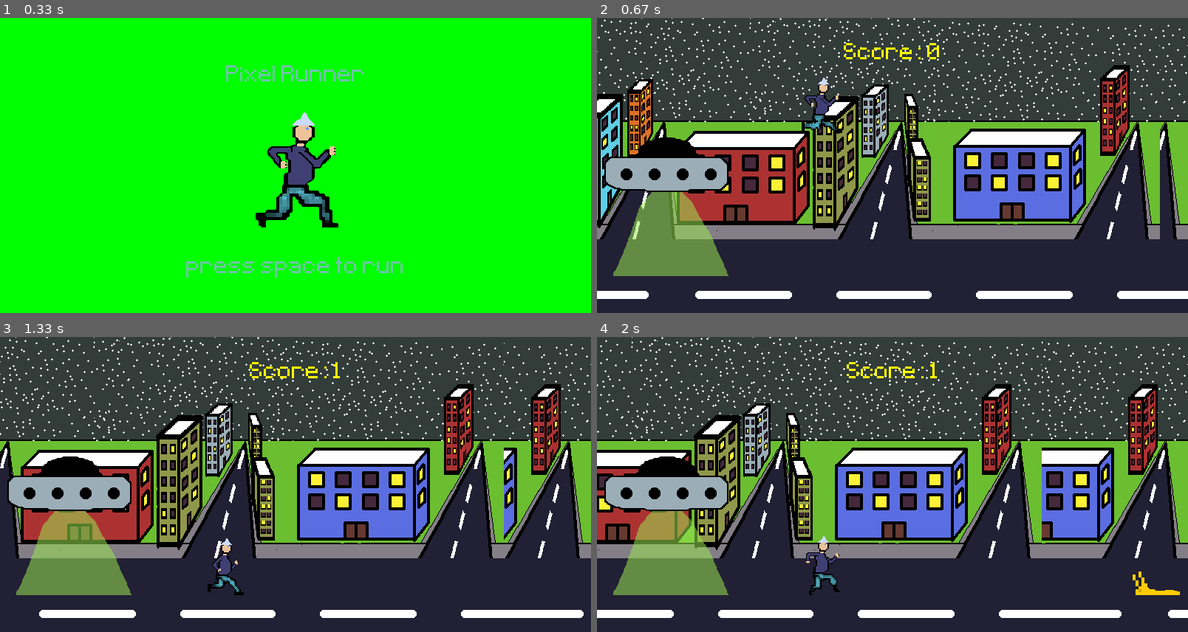
Above: before the commit, frames 1-4 (two rows, left to right).
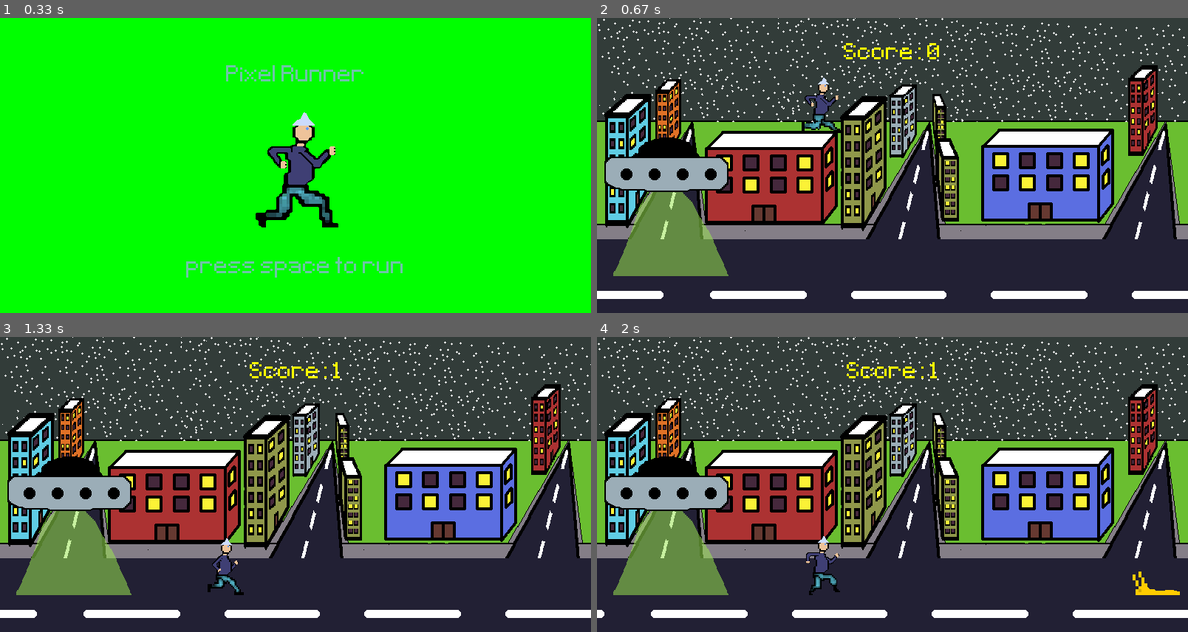
Above: after the commit, the same moments.

Repository: Zoroththeawesome/AllienRunner
Game: pygame game, started from runner_pygame/runner.py
The game is run twice, just before and just after one commit, with the same random seed, the same clock (stepped at 60 frames per second) and the same inputs.
Inputs:
- Up to frame 1 (0.33 s): no input
- Up to frame 2 (0.67 s): tap Space at 0.33 s
- Up to frame 3 (1.33 s): no input
- Up to frame 4 (2 s): no input

Frame 1 is identical in both runs. In frame 2, 27% of the frame differs, in the area x 0-96%, y 0-96%; in frame 3, 31%, in the area x 0-100%, y 0-96%; in frame 4, 30%.

Commit message:
updated background
will now be still and only the road will move.

Diff:
--- a/runner_pygame/runner.py
+++ b/runner_pygame/runner.py
@@ -166,14 +166,15 @@
 
 
 
-        #moving background, doesnt quite work.
+        #moving background, doesnt quite work. background moves but doesnt look right.
+        '''
         screen.blit(sky_surface, (i, 0))
         screen.blit(sky_surface,(width+1,0))
         if (i==-width):
             screen.blit(sky_surface,(width+i,0))
             i=0
         i-=1
-
+        '''
 
         screen.blit(ground_surface, (i, 300))
         screen.blit(ground_surface,(width+i,300))
